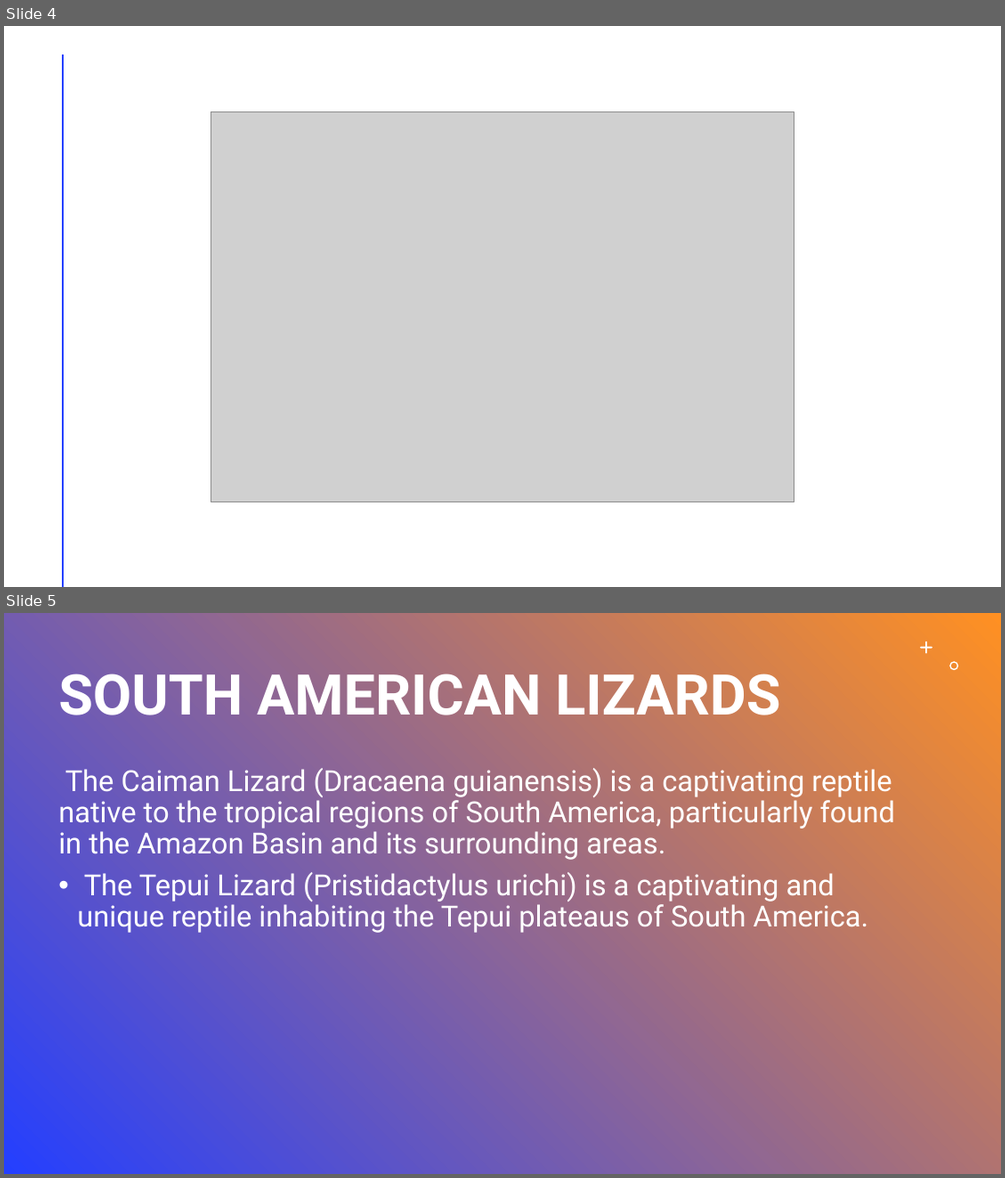
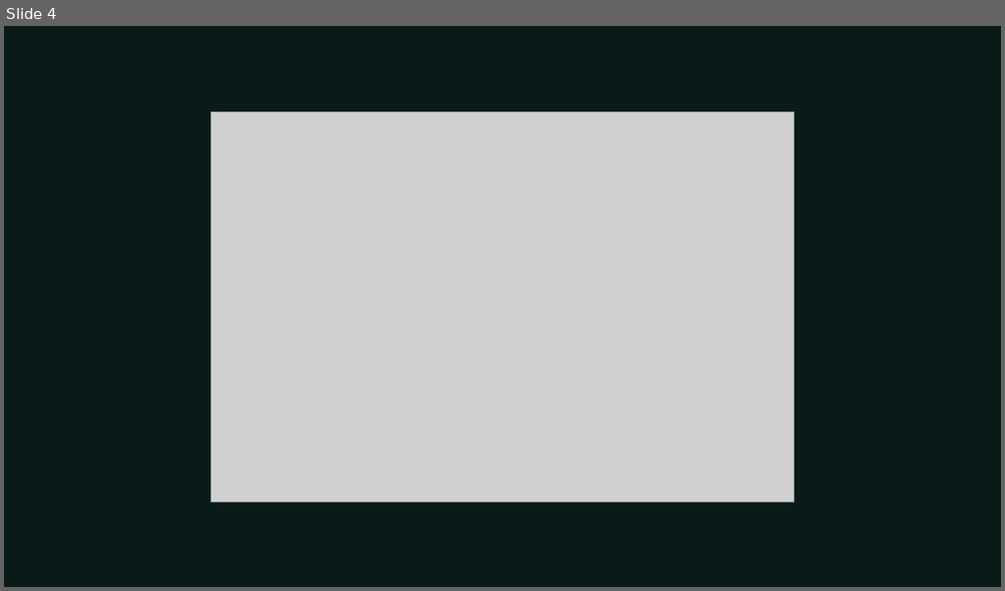
Before and after one commit to umarrasool15/Research2SlidesWebApp, a slide deck: src/main/resources/content/output/Lizards of South America.pptx. Shown one above the other, each under a label of ours: slides 4 and 5 before the commit, slide 4 after it. The pictures are 1005x1178 and 1005x591 pixels, drawn with LibreOffice and Linux fonts; fonts in the diff are those of the drawing; grey boxes stand for pictures. Boxes give left, top, right and bottom in pixels: in the first picture for what was removed or moved away, otherwise in the second. Text is boxed around its words. In the diff, an @@ line names an element or a change of style, - is before the commit and + after.

```diff
--- a/src/main/resources/content/output/Lizards of South America.pptx
+++ b/src/main/resources/content/output/Lizards of South America.pptx
@@ slide 5 removed at (x1=4, y1=613, x2=1001, y2=1174), background gradient #243FFF to #FF9022 @@
@@ freeform shape removed at (x1=920, y1=641, x2=933, y2=654) @@
@@ freeform shape removed at (x1=950, y1=662, x2=959, y2=671) @@
@@ title removed at (x1=58, y1=674, x2=780, y2=715) @@
-SOUTH AMERICAN LIZARDS
@@ text removed at (x1=58, y1=768, x2=895, y2=933) @@
-• The Caiman Lizard (Dracaena guianensis) is a captivating reptile native to the tropical regions of South America, particularly found in the Amazon Basin and its surrounding areas.
-  The Tepui Lizard (Pristidactylus urichi) is a captivating and unique reptile inhabiting the Tepui plateaus of South America.
@@ slide 4 changed as well @@
@@ background #FFFFFF to #081B19 @@
@@ line removed from (63, 55) to (63, 586) @@
```
Also in this commit, not shown: 5 other slides changed, 3 slides added, 2 other slides removed, 9 other files.
